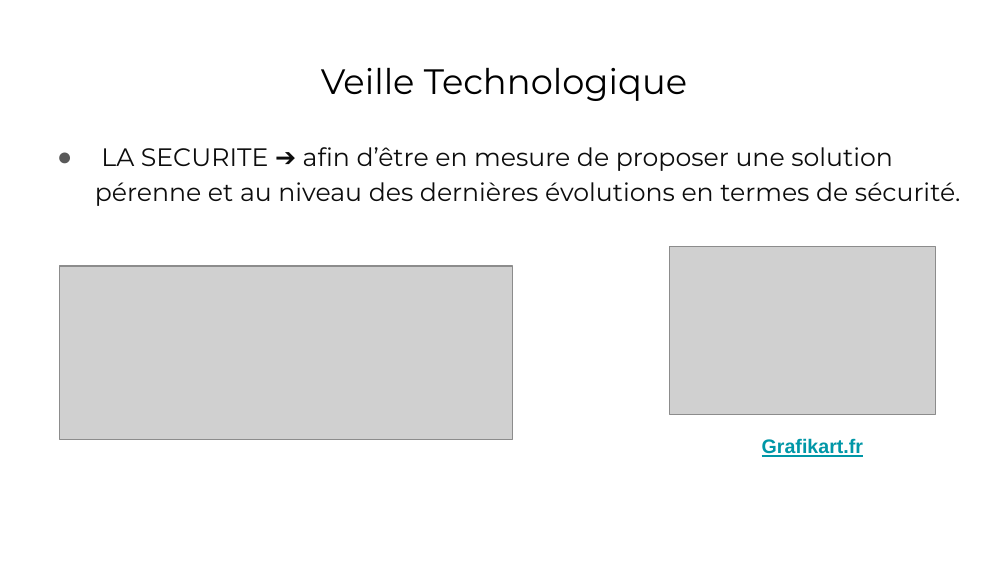
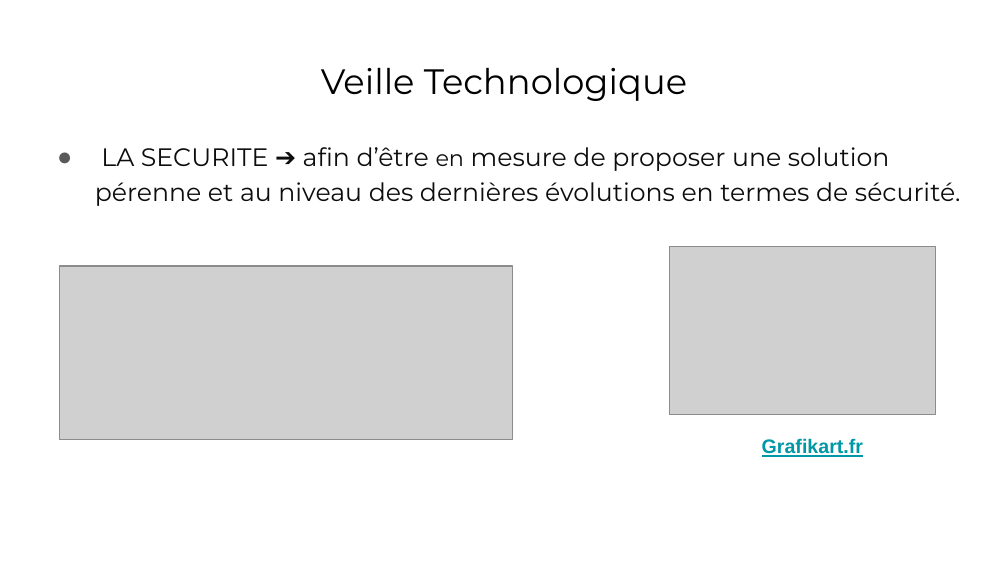
Before and after one commit to fredcentvin/Menu-Maker-by-QWENTA, a slide deck: slide 11 of Présentation+Soufiane.pptx. Drawn at 1008x567 pixels with LibreOffice and Linux fonts; fonts in the diff are those of the drawing; grey boxes stand for pictures. Boxes give left, top, right and bottom in pixels: in the first picture for what was removed or moved away, otherwise in the second. Text is boxed around its words. In the diff, an @@ line names an element or a change of style, - is before the commit and + after.

```diff
--- a/Présentation+Soufiane.pptx
+++ b/Présentation+Soufiane.pptx
@@ text "LA SECURITE ➔ afin d’être ..." at (95,147,961,206): size 18 to 16 pt in "en" @@
```
Also in this commit, not shown: 1 other slide changed, 1 other file.
